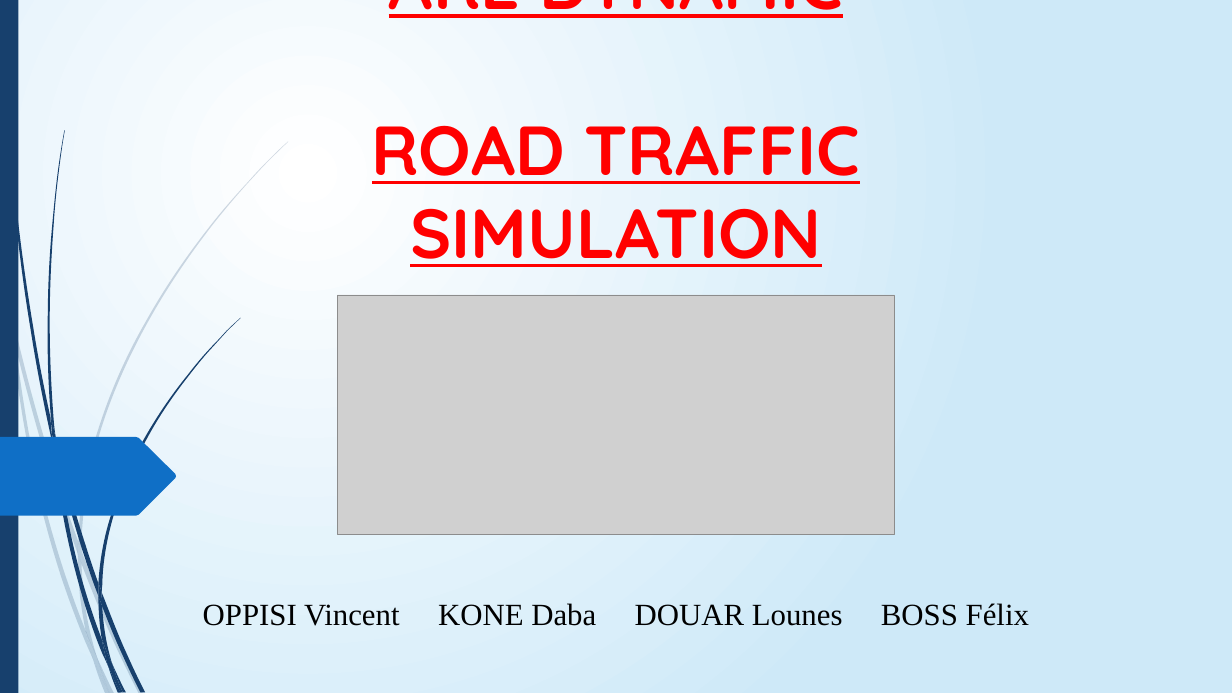
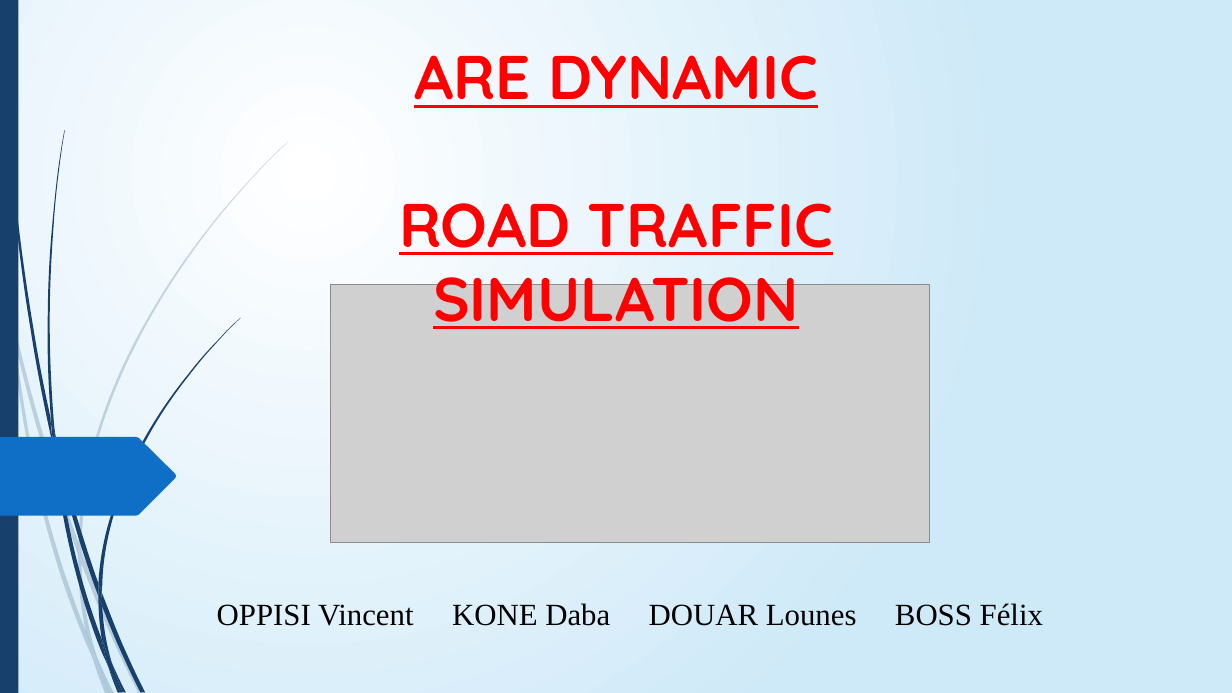
Before and after one commit to ARE-DYNAMIC-2021-2022-G1/roadTraffic, a slide deck: slide 1 of ROAD TRAFFIC SIMULATION.pptx. Drawn at 1232x693 pixels with LibreOffice and Linux fonts; fonts in the diff are those of the drawing; grey boxes stand for pictures. Boxes give left, top, right and bottom in pixels: in the first picture for what was removed or moved away, otherwise in the second. Text is boxed around its words. In the diff, an @@ line names an element or a change of style, - is before the commit and + after.

```diff
--- a/ROAD TRAFFIC SIMULATION.pptx
+++ b/ROAD TRAFFIC SIMULATION.pptx
@@ text "ARE DYNAMIC ROAD TRAFFIC SIMULATION": place and size @@
-text "ARE DYNAMIC ROAD TRAFFIC SIMULATION" at <box>372,0,860,267</box>
+text "ARE DYNAMIC ROAD TRAFFIC SIMULATION" at <box>399,55,833,329</box>
@@ text "ARE DYNAMIC ROAD TRAFFIC SIMULATION" at <box>399,55,833,329</box>: size 54 to 48 pt; vertical alignment bottom to top @@
@@ picture: place and size @@
-picture at <box>337,295,895,534</box>
+picture at <box>330,285,930,543</box>
@@ text "OPPISI Vincent KONE Daba DOUAR ...": place and size @@
-text "OPPISI Vincent KONE Daba DOUAR ..." at <box>203,603,1029,626</box>
+text "OPPISI Vincent KONE Daba DOUAR ..." at <box>217,603,1043,626</box>
```
Also in this commit, not shown: 2 other slides changed, 5 slides added, 3 slides removed.
